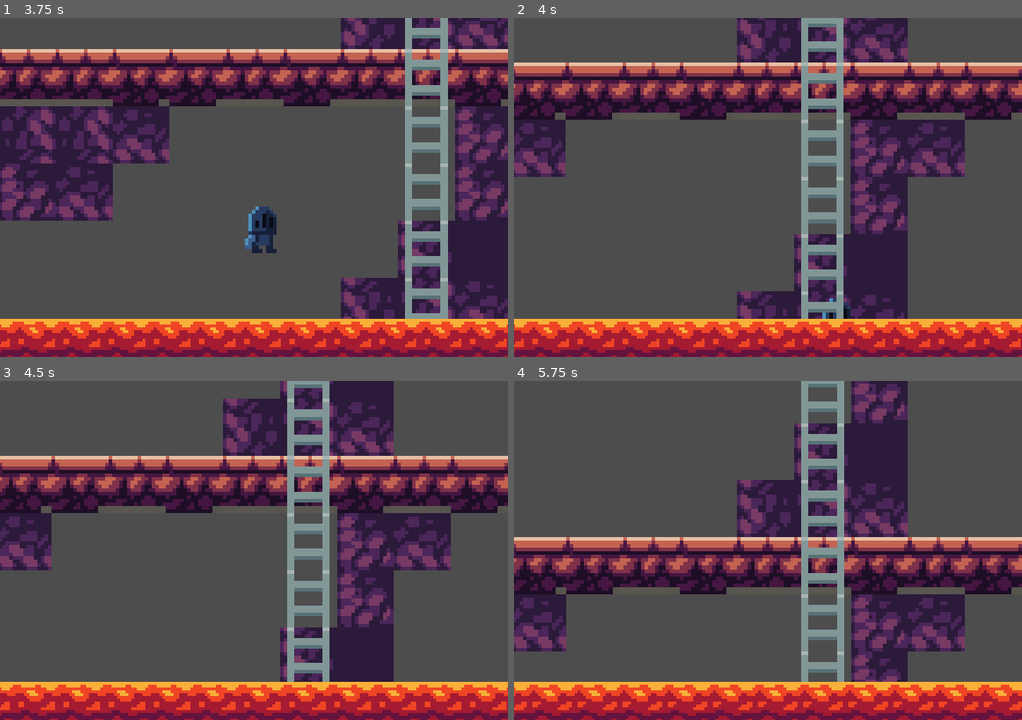
Above: before the commit, frames 1-4 (two rows, left to right).
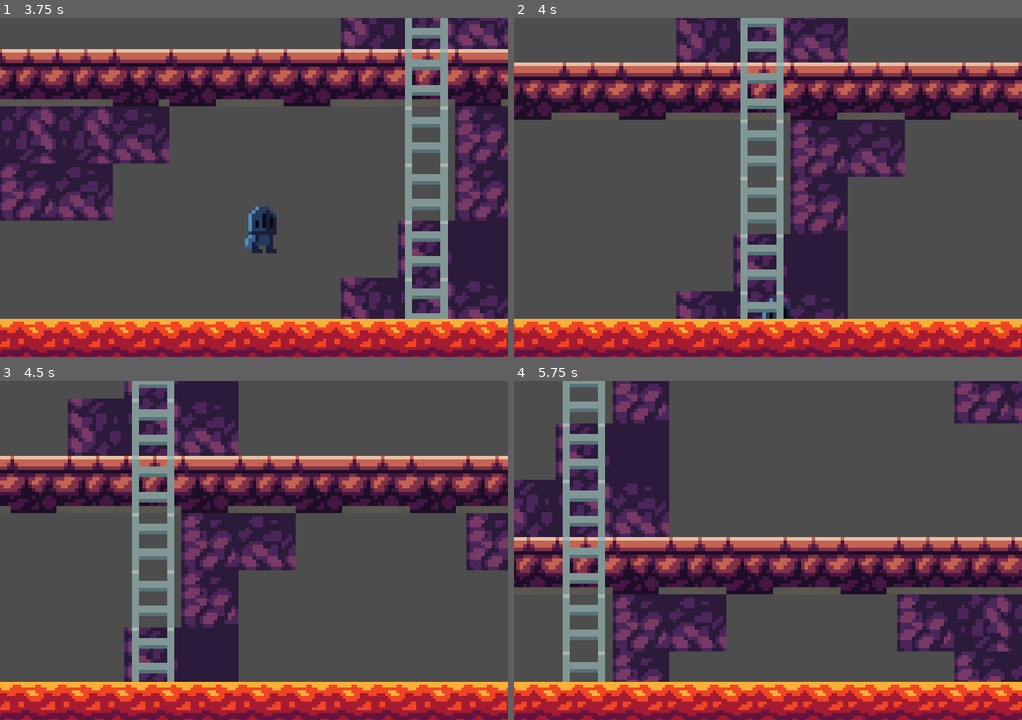
Above: after the commit, the same moments.

Repository: SeveralHerr/LavaLadder
Game: Godot game, scene res://main.tscn
Same seed, same stepped clock (60 frames per second), same inputs: the game is played once before the commit and once after it.
Inputs:
- Up to frame 1 (3.75 s): hold D (move_right) 0.53-2.03 s; tap Space (jump) at 0.77, 1.52, 3.02 s; hold A (move_left) 2.03-2.78 s; hold D (move_right) from 2.78 s (still down)
- Up to frame 2 (4 s): keep holding D (move_right); tap Space (jump) at 3.77 s
- Up to frame 3 (4.5 s): release D (move_right) at 4.28 s; hold A (move_left) from 4.28 s (still down)
- Up to frame 4 (5.75 s): tap Space (jump) at 4.52 s; release A (move_left) at 5.03 s; hold D (move_right) from 5.03 s (still down)

Frame 1 is identical in both runs. In frame 2, 33% of the frame differs, in the area x 0-100%, y 0-89%; in frame 3, 48%; in frame 4, 50%.

Commit message:
Updated handler

Diff:
--- a/TileMapHandler.gd
+++ b/TileMapHandler.gd
@@ -2,6 +2,7 @@
 
 @export var bottom: Area2D
 @export var camera: Camera2D
+@export var playerObj: player
 var tileScene: PackedScene = preload("res://tile_map_1.tscn")
 var tileSceneNoLadder: PackedScene = preload("res://tile_map_2.tscn")
 var chunkWidth = 112
@@ -27,9 +28,15 @@
 		if chunkRow[0].get_child(0).position.y > 140:
 			MoveRowToTop(chunkRow)
 
-	camera.limit_left = chunkRows[0][0].get_child(0).position.x
+		if playerObj.position.x <= GetLeftMostChunk(chunkRow).get_child(0).position.x + chunkWidth:
+			MoveRightChunkToLeftSide(chunkRow)
+
+		if playerObj.position.x >= GetRightMostChunk(chunkRow).get_child(0).position.x - chunkWidth:
+			MoveLeftChunkToRightSide(chunkRow)
+
+	#camera.limit_left = chunkRows[0][0].get_child(0).position.x
 	var chunkRow = chunkRows[0]
-	camera.limit_right = chunkRow[chunkRow.size() - 1].get_child(0).position.x
+	#camera.limit_right = chunkRow[chunkRow.size() - 1].get_child(0).position.x
 
 func GenerateRow(chunks):
 	var currentChunkRow = []
@@ -96,11 +103,35 @@
 	add_to_group("Tiles")
 	return instance
 
+func GetLeftMostChunk(chunkRow):
+	var leftestX = 10000000000000
+	var leftestChunk
+	for chunk in chunkRow:
+		var x = chunk.get_child(0).position.x
+		if x <= leftestX:
+			leftestX = x
+			leftestChunk = chunk
+	return leftestChunk
 
+func GetRightMostChunk(chunkRow):
+	var rightX = -10000000000000
+	var rightChunk
+	for chunk in chunkRow:
+		var x = chunk.get_child(0).position.x
+		if x >= rightX:
+			rightX = x
+			rightChunk = chunk
+	return rightChunk
 
+func MoveRightChunkToLeftSide(chunkRow):
+	var rightChunk = GetRightMostChunk(chunkRow)
+	var leftChunk = GetLeftMostChunk(chunkRow)
+	rightChunk.get_child(0).position.x = leftChunk.get_child(0).position.x - chunkWidth
 
-
-
+func MoveLeftChunkToRightSide(chunkRow):
+	var rightChunk = GetRightMostChunk(chunkRow)
+	var leftChunk = GetLeftMostChunk(chunkRow)
+	leftChunk.get_child(0).position.x = rightChunk.get_child(0).position.x + chunkWidth
 
 func _on_gravity_timer_timeout():
 	print(gravity)
--- a/main.tscn
+++ b/main.tscn
@@ -55,10 +55,10 @@
 collision_layer = 3
 camera = NodePath("../Camera2D2")
 
-[node name="TileMapHandler" type="Node2D" parent="." node_paths=PackedStringArray("bottom", "camera")]
+[node name="TileMapHandler" type="Node2D" parent="." node_paths=PackedStringArray("camera", "playerObj")]
 script = ExtResource("3_g2ufy")
-bottom = NodePath("")
 camera = NodePath("../Camera2D2")
+playerObj = NodePath("../player3")
 
 [node name="Scaler" type="Node2D" parent="." node_paths=PackedStringArray("camera")]
 script = ExtResource("5_rarse")
Not shown: 1 places in Chunks/testchunk.tscn that only renumber resources
